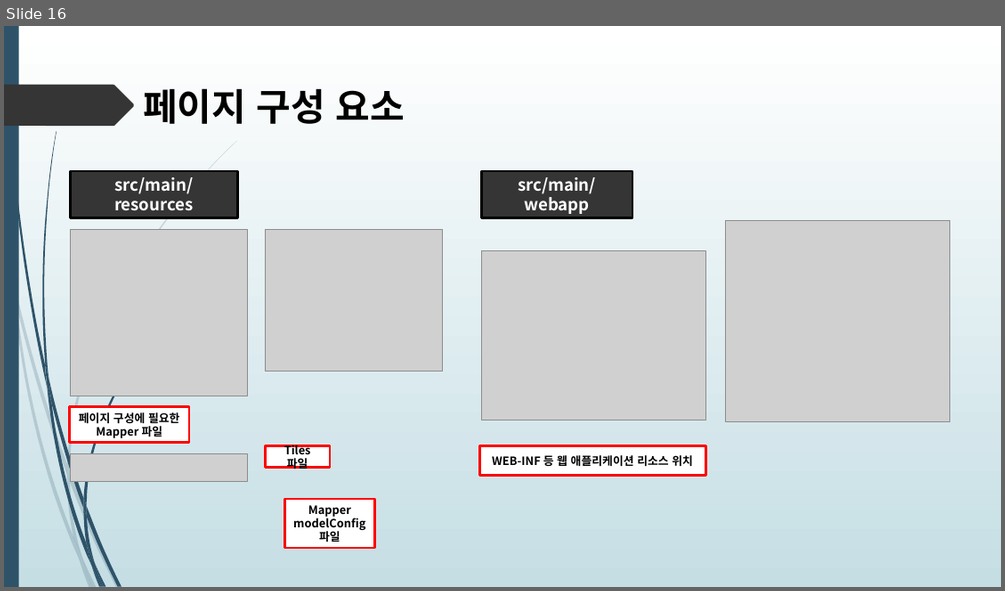
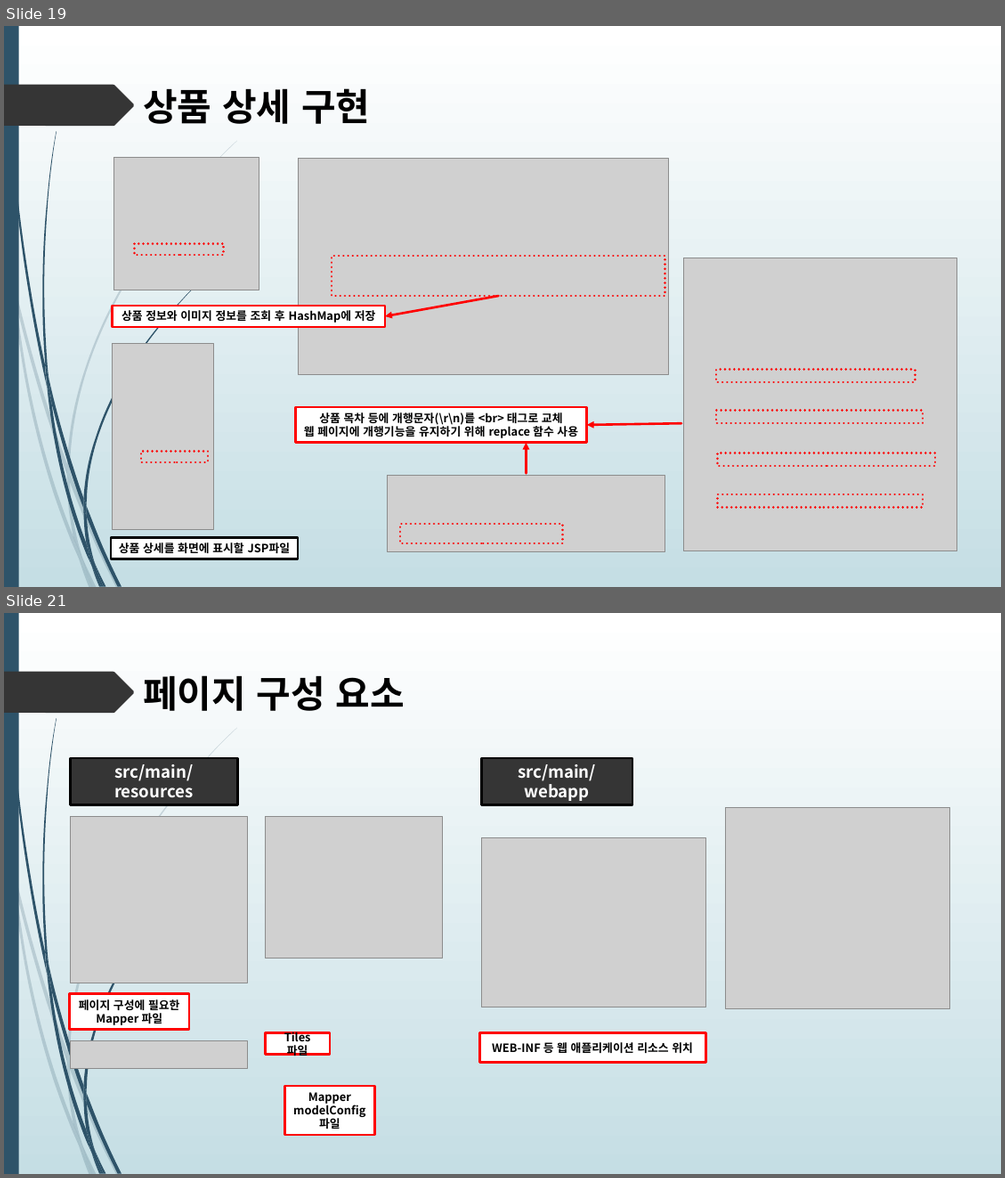
Before and after one commit to himediaai/DongOuk, a slide deck: 쇼핑몰.pptx. Shown one above the other, each under a label of ours: slide 16 before the commit, slides 19 and 21 after it; the slides between them are not shown. The pictures are 1005x591 and 1005x1178 pixels, drawn with LibreOffice and Linux fonts; fonts in the diff are those of the drawing; grey boxes stand for pictures. Boxes give left, top, right and bottom in pixels: in the first picture for what was removed or moved away, otherwise in the second. Text is boxed around its words. In the diff, an @@ line names an element or a change of style, - is before the commit and + after.

```diff
--- a/쇼핑몰.pptx
+++ b/쇼핑몰.pptx
@@ slide 19 added at (x1=4, y1=26, x2=1001, y2=587), background gradient #FFFFFF to #C5DEE5; not listed: 24 template elements that a slide beside it also shows @@
@@ text added at (x1=143, y1=88, x2=370, y2=124), 36 pt, text #000000, bold @@
+상품 상세 구현
@@ picture added at (x1=114, y1=158, x2=259, y2=290) @@
@@ picture added at (x1=298, y1=159, x2=668, y2=375) @@
@@ rectangle added at (x1=134, y1=244, x2=224, y2=255), outline #FF0000 2.25 pt dashed @@
@@ rectangle added at (x1=332, y1=256, x2=665, y2=296), outline #FF0000 2.25 pt dashed @@
@@ picture added at (x1=684, y1=258, x2=957, y2=552) @@
@@ rectangle added at (x1=113, y1=305, x2=386, y2=328), fill #FFFFFF, outline #FF0000 2.25 pt, 11 pt, text #000000, bold @@
+상품 정보와 이미지 정보를 조회 후 HashMap에 저장
@@ arrow added from (498, 296) to (386, 316), #FF0000 2.25 pt @@
@@ picture added at (x1=113, y1=344, x2=213, y2=529) @@
@@ rectangle added at (x1=717, y1=370, x2=915, y2=382), outline #FF0000 2.25 pt dashed @@
@@ rectangle added at (x1=296, y1=408, x2=587, y2=443), fill #FFFFFF, outline #FF0000 2.25 pt, 11 pt, text #000000, bold @@
+상품 목차 등에 개행문자(\r\n)를 <br> 태그로 교체
+웹 페이지에 개행기능을 유지하기 위해 replace 함수 사용
@@ arrow added from (681, 423) to (587, 425), #FF0000 2.25 pt @@
@@ rectangle added at (x1=717, y1=410, x2=923, y2=423), outline #FF0000 2.25 pt dashed @@
@@ rectangle added at (x1=141, y1=451, x2=208, y2=462), outline #FF0000 2.25 pt dashed @@
@@ arrow added from (526, 473) to (526, 443), #FF0000 2.25 pt @@
@@ picture added at (x1=387, y1=475, x2=665, y2=553) @@
@@ rectangle added at (x1=718, y1=453, x2=935, y2=466), outline #FF0000 2.25 pt dashed @@
@@ rectangle added at (x1=718, y1=494, x2=923, y2=507), outline #FF0000 2.25 pt dashed @@
@@ rectangle added at (x1=400, y1=524, x2=563, y2=543), outline #FF0000 2.25 pt dashed @@
@@ rectangle added at (x1=111, y1=538, x2=298, y2=559), fill #FFFFFF, outline #000000 2.25 pt, 11 pt, text #000000, bold @@
+상품 상세를 화면에 표시할 JSP파일
@@ what was slide 16 is now slide 21 @@
```
Also in this commit, not shown: 4 slides changed, 5 other slides added, 1 slide removed.
